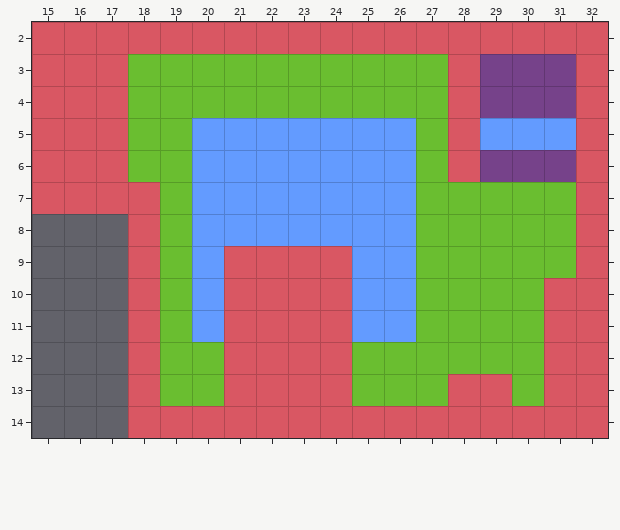
One commit to this Tiled map: citm_desvj_project_template-L07/Output/Assets/Maps/housefloor.tmx. The picture above was drawn from the file before the commit.
Cells are 32x32 px. Shown: x 15..32, y 2..14.
After:
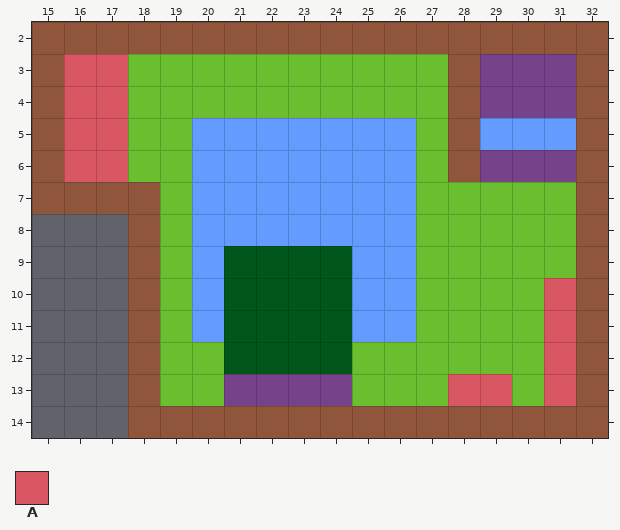
Key: from "Temp_tiles": A 3.
_ is an empty cell.
Tiles replaced or removed in this view: A.
The author wrote: Tp collisions new physiscs
Diff:
Changed rows in their new state; . is an unchanged cell.
Layer "Collisions" (now hidden):
first column x 15:
 2 __________________
 3 _............_..._
 4 _............_..._
 5 _............_..._
 6 _............_..._
 7 ____............._
 8 ..._............._
 9 ..._..____......._
10 ..._..____......._
11 ..._..____......._
12 ..._..____......._
13 ..._..____......._
14 ..._______________
Boxes around the changes in both pictures, in picture pixels (x1, y1, x2, y2):
removed: (32, 22, 608, 438)
